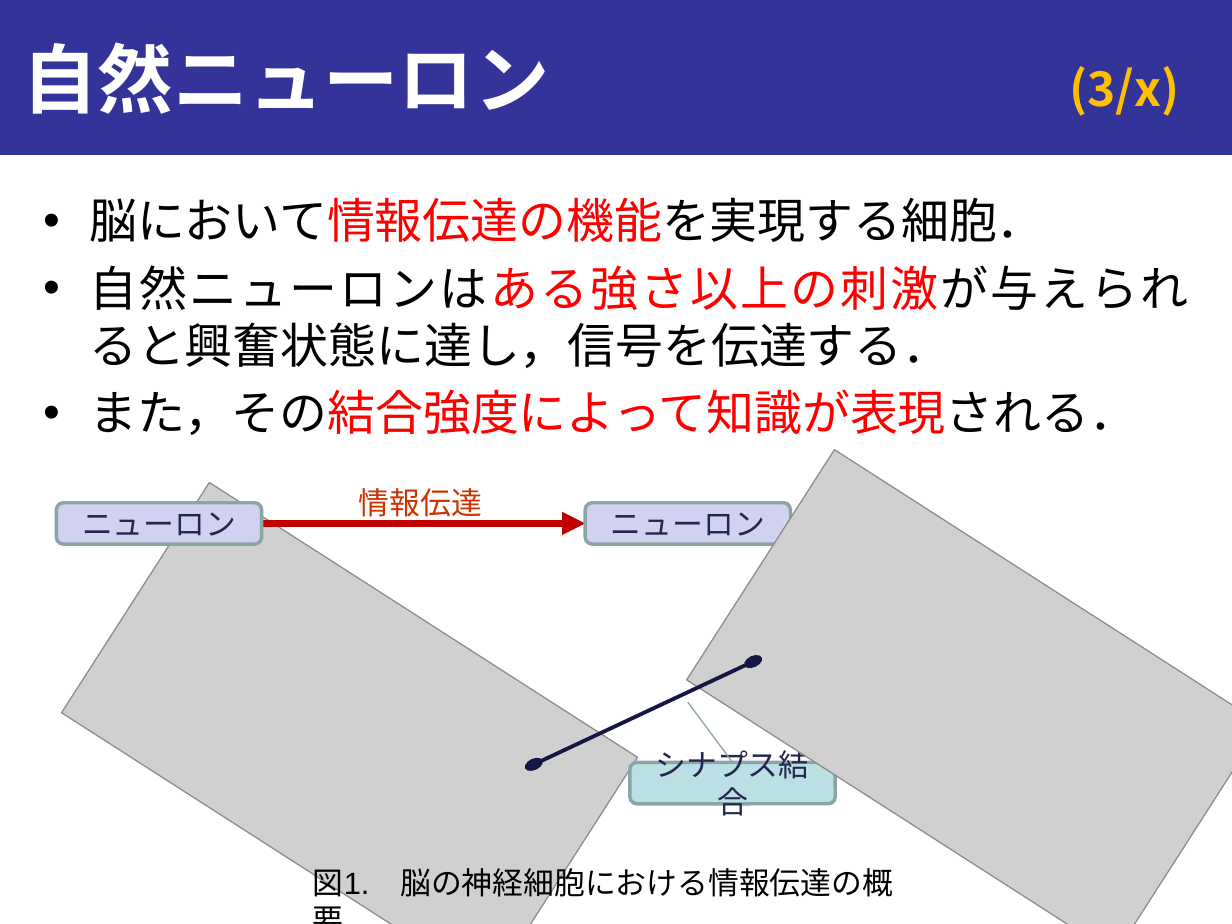
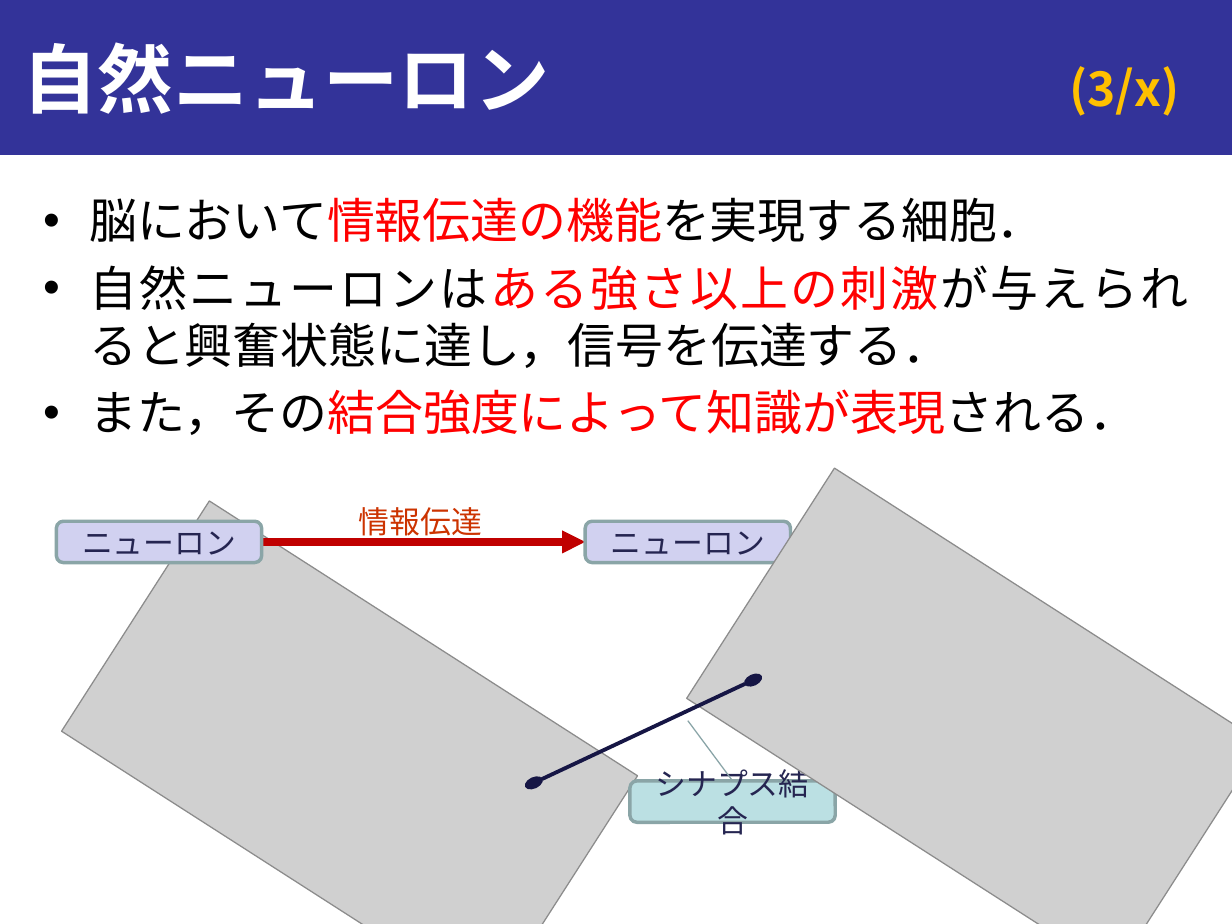
Before and after one commit to onikUone/slides, a slide deck: slide 3 of Junior_ex1.pptx. Drawn at 1232x924 pixels with LibreOffice and Linux fonts; fonts in the diff are those of the drawing; grey boxes stand for pictures. Boxes give left, top, right and bottom in pixels: in the first picture for what was removed or moved away, otherwise in the second. Text is boxed around its words. In the diff, an @@ line names an element or a change of style, - is before the commit and + after.

```diff
--- a/Junior_ex1.pptx
+++ b/Junior_ex1.pptx
@@ 3 rounded rectangles, 2 pictures, 1 text, 1 arrow, 1 line, 1 double arrow: place and size @@
-3 rounded rectangles, 2 pictures, 1 text, 1 arrow, 1 line, 1 double arrow at (57,450,1232,924)
+3 rounded rectangles, 2 pictures, 1 text, 1 arrow, 1 line, 1 double arrow at (57,468,1232,924)
@@ text removed at (313,863,893,903) @@
-図1. 脳の神経細胞における情報伝達の概要
```
Also in this commit, not shown: 5 other slides changed, 15 slides added, 52 other files.
